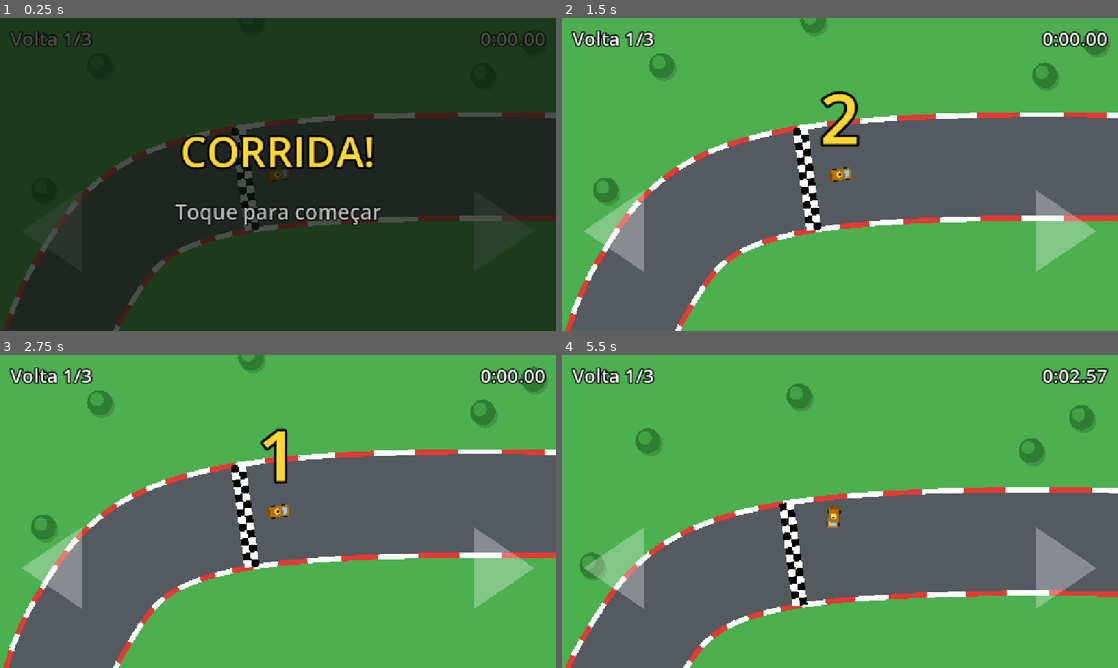
Above: before the commit, frames 1-4 (two rows, left to right).
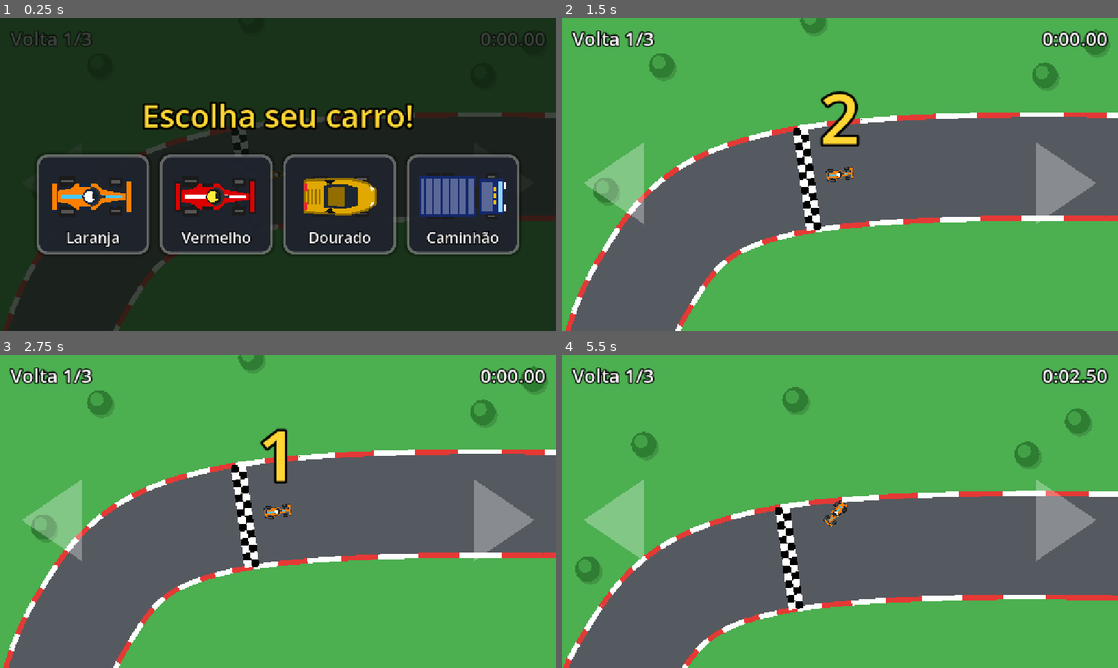
Above: after the commit, the same moments.

Repository: clobato7/jogo-corrida
Game: Godot game, scene res://scenes/main.tscn
Two runs of this game, one before a commit and one after it. Both use one fixed random seed, a clock stepped at 60 frames per second and the inputs below.
Inputs (mouse positions are in pixels of both pictures, inside the frame that each line leads up to):
- Up to frame 1 (0.25 s): no input
- Up to frame 2 (1.5 s): click (656, 205) at 0.52 s; tap Enter at 1.25 s; move the mouse to (962, 158) at 1.27 s; hold D (steer_right) from 1.28 s (still down); click (962, 158) at 1.42 s
- Up to frame 3 (2.75 s): release D (steer_right) at 2 s; tap Space at 2 s; drag from (166, 527) to (250, 574) at 2.02 s
- Up to frame 4 (5.5 s): tap Enter at 2.75 s; move the mouse to (895, 442) at 2.77 s; hold D (steer_right) 2.78-3.5 s; click (895, 442) at 2.92 s; drag from (812, 574) to (673, 464) at 3.52 s; move the mouse to (1006, 558) at 4.27 s; hold A (steer_left) 4.28-5 s; click (1006, 558) at 4.42 s; drag from (673, 464) to (773, 561) at 5.02 s

The runs differ from the first frame. In frame 1, 17% of the frame differs, in the area x 6-94%, y 26-77%; in frame 2, 4.7%; in frame 3, 4.7%; in frame 4, 10%.

Commit message:
Escolha entre 4 carros, botões mais claros, setas mais altas e confete na vitória
Co-Authored-By: Claude Opus 5.5 <noreply@anthropic.com>
Claude-Session: https://claude.ai/code/session_01SfKqRhB9szQNfyRjXvGQXN

Diff:
--- a/scenes/car.tscn
+++ b/scenes/car.tscn
@@ -9,7 +9,6 @@
 [node name="Car" type="CharacterBody2D" unique_id=1095717496]
 motion_mode = 1
 script = ExtResource("1_car")
-body_color = Color(0.72456634, 0.433958, 1.540184e-06, 1)
 
 [node name="CollisionShape2D" type="CollisionShape2D" parent="." unique_id=1726757468]
 shape = SubResource("RectangleShape2D_car")
--- a/scenes/hud.tscn
+++ b/scenes/hud.tscn
@@ -14,6 +14,57 @@
 content_margin_right = 48.0
 content_margin_bottom = 32.0
 
+[sub_resource type="StyleBoxFlat" id="StyleBoxFlat_green"]
+bg_color = Color(0.18, 0.65, 0.24, 1)
+border_width_bottom = 8
+border_color = Color(0.08, 0.38, 0.12, 1)
+corner_radius_top_left = 20
+corner_radius_top_right = 20
+corner_radius_bottom_right = 20
+corner_radius_bottom_left = 20
+shadow_color = Color(0, 0, 0, 0.35)
+shadow_size = 6
+
+[sub_resource type="StyleBoxFlat" id="StyleBoxFlat_green_hover"]
+bg_color = Color(0.25, 0.75, 0.3, 1)
+border_width_bottom = 8
+border_color = Color(0.08, 0.38, 0.12, 1)
+corner_radius_top_left = 20
+corner_radius_top_right = 20
+corner_radius_bottom_right = 20
+corner_radius_bottom_left = 20
+shadow_color = Color(0, 0, 0, 0.35)
+shadow_size = 6
+
+[sub_resource type="StyleBoxFlat" id="StyleBoxFlat_green_pressed"]
+bg_color = Color(0.14, 0.52, 0.19, 1)
+border_width_top = 6
+border_color = Color(0.08, 0.38, 0.12, 1)
+corner_radius_top_left = 20
+corner_radius_top_right = 20
+corner_radius_bottom_right = 20
+corner_radius_bottom_left = 20
+
+[sub_resource type="StyleBoxFlat" id="StyleBoxFlat_blue"]
+bg_color = Color(0.16, 0.4, 0.8, 1)
+border_width_bottom = 8
+border_color = Color(0.08, 0.22, 0.5, 1)
+corner_radius_top_left = 20
+corner_radius_top_right = 20
+corner_radius_bottom_right = 20
+corner_radius_bottom_left = 20
+shadow_color = Color(0, 0, 0, 0.35)
+shadow_size = 6
+
+[sub_resource type="StyleBoxFlat" id="StyleBoxFlat_blue_pressed"]
+bg_color = Color(0.12, 0.32, 0.66, 1)
+border_width_top = 6
+border_color = Color(0.08, 0.22, 0.5, 1)
+corner_radius_top_left = 20
+corner_radius_top_right = 20
+corner_radius_bottom_right = 20
+corner_radius_bottom_left = 20
+
 [node name="HUD" type="CanvasLayer"]
 script = ExtResource("1_hud")
 
@@ -77,9 +128,9 @@
 anchor_right = 0.5
 anchor_bottom = 0.5
 offset_left = -260.0
-offset_top = -160.0
+offset_top = -210.0
 offset_right = 260.0
-offset_bottom = 160.0
+offset_bottom = 210.0
 grow_horizontal = 2
 grow_vertical = 2
 theme_override_styles/panel = SubResource("StyleBoxFlat_panel")
@@ -103,22 +154,43 @@
 horizontal_alignment = 1
 
 [node name="RestartButton" type="Button" parent="VictoryPanel/Box"]
-custom_minimum_size = Vector2(0, 90)
-layout_mode = 2
-theme_override_font_sizes/font_size = 40
-text = "Correr de novo"
-
-[node name="StartScreen" type="ColorRect" parent="."]
+custom_minimum_size = Vector2(0, 100)
+layout_mode = 2
+focus_mode = 0
+theme_override_colors/font_color = Color(1, 1, 1, 1)
+theme_override_colors/font_hover_color = Color(1, 1, 1, 1)
+theme_override_colors/font_pressed_color = Color(1, 1, 1, 1)
+theme_override_colors/font_outline_color = Color(0, 0, 0, 0.6)
+theme_override_constants/outline_size = 6
+theme_override_font_sizes/font_size = 44
+theme_override_styles/normal = SubResource("StyleBoxFlat_green")
+theme_override_styles/hover = SubResource("StyleBoxFlat_green_hover")
+theme_override_styles/pressed = SubResource("StyleBoxFlat_green_pressed")
+text = "▶  CORRER DE NOVO"
+
+[node name="ChangeCarButton" type="Button" parent="VictoryPanel/Box"]
+custom_minimum_size = Vector2(0, 80)
+layout_mode = 2
+focus_mode = 0
+theme_override_colors/font_color = Color(1, 1, 1, 1)
+theme_override_colors/font_hover_color = Color(1, 1, 1, 1)
+theme_override_colors/font_pressed_color = Color(1, 1, 1, 1)
+theme_override_font_sizes/font_size = 34
+theme_override_styles/normal = SubResource("StyleBoxFlat_blue")
+theme_override_styles/hover = SubResource("StyleBoxFlat_blue")
+theme_override_styles/pressed = SubResource("StyleBoxFlat_blue_pressed")
+text = "Trocar de carro"
+
+[node name="CarSelect" type="ColorRect" parent="."]
+layout_mode = 3
 anchors_preset = 15
 anchor_right = 1.0
 anchor_bottom = 1.0
 grow_horizontal = 2
 grow_vertical = 2
-layout_mode = 3
-mouse_filter = 2
-color = Color(0.05, 0.08, 0.05, 0.75)
-
-[node name="Box" type="VBoxContainer" parent="StartScreen"]
+color = Color(0.05, 0.08, 0.05, 0.8)
+
+[node name="Box" type="VBoxContainer" parent="CarSelect"]
 layout_mode = 1
 anchors_preset = 15
 anchor_right = 1.0
@@ -129,19 +201,17 @@
 alignment = 1
 theme_override_constants/separation = 40
 
-[node name="TitleLabel" type="Label" parent="StartScreen/Box"]
+[node name="TitleLabel" type="Label" parent="CarSelect/Box"]
 layout_mode = 2
 theme_override_colors/font_color = Color(1, 0.84, 0.2, 1)
 theme_override_colors/font_outline_color = Color(0, 0, 0, 1)
 theme_override_constants/outline_size = 20
-theme_override_font_sizes/font_size = 96
-text = "CORRIDA!"
-horizontal_alignment = 1
-
-[node name="TapLabel" type="Label" parent="StartScreen/Box"]
-layout_mode = 2
-theme_override_colors/font_outline_color = Color(0, 0, 0, 1)
-theme_override_constants/outline_size = 12
-theme_override_font_sizes/font_size = 48
-text = "Toque para começar"
-horizontal_alignment = 1
+theme_override_font_sizes/font_size = 72
+text = "Escolha seu carro!"
+horizontal_alignment = 1
+
+[node name="Cards" type="HBoxContainer" parent="CarSelect/Box"]
+layout_mode = 2
+mouse_filter = 2
+alignment = 1
+theme_override_constants/separation = 24
--- a/scripts/car.gd
+++ b/scripts/car.gd
@@ -6,7 +6,7 @@
 @export var turn_speed := 3.0        ## quão rápido o carro vira (radianos por segundo)
 @export var grip := 4.0              ## aderência: quanto maior, menos o carro "escorrega"
 @export var wall_slowdown := 0.5     ## ao bater, a velocidade é multiplicada por isso
-@export var body_color := Color("b96f00")
+@export var model := "f1_laranja"   ## qual carro desenhar (veja CarArt.ORDER)
 @export var desktop_zoom := 0.85     ## zoom da câmera no PC (menor = mais afastado)
 @export var mobile_zoom := 1.25      ## zoom da câmera no celular (tela pequena, câmera mais perto)
 @export var engine_idle_pitch := 0.6 ## tom do motor parado
@@ -65,13 +65,14 @@
 	$EngineSound.volume_db = lerpf(-20.0, -10.0, t)
 
 
+## Troca o carro: muda o desenho e o tamanho da colisão.
+func set_model(new_model: String) -> void:
+	model = new_model
+	var shape := $CollisionShape2D.shape.duplicate() as RectangleShape2D
+	shape.size = CarArt.SIZES[model]
+	$CollisionShape2D.shape = shape
+	queue_redraw()
+
+
 func _draw() -> void:
-	# Desenho simples do carro (apontando para a direita, que é a "frente").
-	var wheel := Color("222222")
-	for p in [Vector2(-20, -18), Vector2(12, -18), Vector2(-20, 12), Vector2(12, 12)]:
-		draw_rect(Rect2(p, Vector2(12, 6)), wheel)
-	draw_rect(Rect2(-30, -14, 60, 28), body_color)
-	draw_rect(Rect2(14, -10, 10, 20), Color("90caf9"))   # para-brisa
-	draw_rect(Rect2(-30, -14, 8, 28), body_color.darkened(0.3))  # aerofólio
-	draw_circle(Vector2(-2, 0), 8.0, Color("ffd54f"))     # capacete do piloto
-	draw_circle(Vector2(1, 0), 3.0, Color("333333"))      # viseira
+	CarArt.draw(self, model)
--- /dev/null
+++ b/scripts/car_art.gd
@@ -0,0 +1,141 @@
+class_name CarArt
+## Desenho dos carros. Todos apontam para a direita (a frente) com o centro em (0, 0).
+## Usado pelo carro na pista e pelos cards da tela de escolha.
+
+const ORDER := ["f1_laranja", "f1_vermelho", "super_dourado", "caminhao_azul"]
+
+const NAMES := {
+	"f1_laranja": "Laranja",
+	"f1_vermelho": "Vermelho",
+	"super_dourado": "Dourado",
+	"caminhao_azul": "Caminhão",
+}
+
+## Tamanho da área de colisão de cada carro.
+const SIZES := {
+	"f1_laranja": Vector2(66, 30),
+	"f1_vermelho": Vector2(66, 30),
+	"super_dourado": Vector2(62, 32),
+	"caminhao_azul": Vector2(76, 36),
+}
+
+const TIRE := Color("1b1b1b")
+const TIRE_RIM := Color("555555")
+
+
+static func draw(ci: CanvasItem, model: String) -> void:
+	match model:
+		"f1_laranja":
+			_draw_f1(ci, Color("ff8000"), Color("12263f"), Color("47c7fc"), Color("ffffff"))
+		"f1_vermelho":
+			_draw_f1(ci, Color("dc0000"), Color("1a1a1a"), Color("ffffff"), Color("ffeb3b"))
+		"super_dourado":
+			_draw_supercar(ci, Color("e0a800"))
+		"caminhao_azul":
+			_draw_truck(ci, Color("14286b"))
+		_:
+			_draw_f1(ci, Color("ff8000"), Color("12263f"), Color("47c7fc"), Color("ffffff"))
+
+
+static func _tire(ci: CanvasItem, rect: Rect2) -> void:
+	ci.draw_rect(rect, TIRE)
+	ci.draw_rect(Rect2(rect.position + Vector2(2, rect.size.y * 0.35), Vector2(rect.size.x - 4, rect.size.y * 0.3)), TIRE_RIM)
+
+
+static func _poly(ci: CanvasItem, pts: Array, color: Color) -> void:
+	ci.draw_colored_polygon(PackedVector2Array(pts), color)
+
+
+## Monoposto de F1: rodas expostas, bico fino, asas na frente e atrás.
+static func _draw_f1(ci: CanvasItem, body: Color, accent: Color, stripe: Color, helmet: Color) -> void:
+	# Rodas (traseiras maiores)
+	_tire(ci, Rect2(-30, -18, 15, 9))
+	_tire(ci, Rect2(-30, 9, 15, 9))
+	_tire(ci, Rect2(14, -17, 12, 8))
+	_tire(ci, Rect2(14, 9, 12, 8))
+	# Braços da suspensão
+	ci.draw_line(Vector2(-22, -10), Vector2(-18, -5), accent, 2)
+	ci.draw_line(Vector2(-22, 10), Vector2(-18, 5), accent, 2)
+	ci.draw_line(Vector2(20, -10), Vector2(16, -3), accent, 2)
+	ci.draw_line(Vector2(20, 10), Vector2(16, 3), accent, 2)
+	# Asa traseira
+	ci.draw_rect(Rect2(-37, -14, 6, 28), accent)
+	ci.draw_rect(Rect2(-36, -12, 4, 24), body)
+	# Corpo: assoalho, sidepods e bico
+	_poly(ci, [Vector2(-31, -5), Vector2(-20, -7), Vector2(-14, -12), Vector2(2, -12), Vector2(8, -6),
+		Vector2(26, -3), Vector2(33, -2), Vector2(33, 2), Vector2(26, 3), Vector2(8, 6),
+		Vector2(2, 12), Vector2(-14, 12), Vector2(-20, 7), Vector2(-31, 5)], body)
+	# Faixa de decoração e entrada de ar
+	_poly(ci, [Vector2(-28, -2), Vector2(26, -1), Vector2(26, 1), Vector2(-28, 2)], stripe)
+	ci.draw_rect(Rect2(-12, -12, 10, 3), accent)
+	ci.draw_rect(Rect2(-12, 9, 10, 3), accent)
+	# Asa dianteira
+	ci.draw_rect(Rect2(29, -16, 6, 32), accent)
+	ci.draw_rect(Rect2(30, -14, 4, 28), body)
+	# Cockpit, piloto e halo
+	ci.draw_circle(Vector2(-2, 0), 7.0, accent)
+	ci.draw_circle(Vector2(-3, 0), 5.0, helmet)
+	ci.draw_rect(Rect2(-1, -2.5, 3, 5), Color("222222"))
+	ci.draw_arc(Vector2(-2, 0), 8.0, -PI / 2.0, PI / 2.0, 10, Color("333333"), 2.0)
+	ci.draw_line(Vector2(6, 0), Vector2(11, 0), Color("333333"), 2.0)
+
+
+## Superesportivo: carroceria em cunha, baixa e larga.
+static func _draw_supercar(ci: CanvasItem, body: Color) -> void:
+	var dark := body.darkened(0.35)
+	_tire(ci, Rect2(-24, -18, 14, 5))
+	_tire(ci, Rect2(-24, 13, 14, 5))
+	_tire(ci, Rect2(13, -18, 13, 5))
+	_tire(ci, Rect2(13, 13, 13, 5))
+	var shape := [Vector2(-31, -14), Vector2(8, -16), Vector2(24, -12), Vector2(32, -6),
+		Vector2(32, 6), Vector2(24, 12), Vector2(8, 16), Vector2(-31, 14)]
+	_poly(ci, shape, body)
+	var outline := PackedVector2Array(shape)
+	outline.append(shape[0])
+	ci.draw_polyline(outline, dark, 2.0)
+	# Entradas de ar laterais
+	_poly(ci, [Vector2(-14, -14), Vector2(-4, -15), Vector2(-8, -10)], Color("111111"))
+	_poly(ci, [Vector2(-14, 14), Vector2(-4, 15), Vector2(-8, 10)], Color("111111"))
+	# Teto e vidros
+	_poly(ci, [Vector2(-14, -10), Vector2(4, -11), Vector2(16, -8), Vector2(16, 8), Vector2(4, 11), Vector2(-14, 10)], Color("1c2733"))
+	_poly(ci, [Vector2(-10, -8), Vector2(4, -9), Vector2(4, 9), Vector2(-10, 8)], dark)
+	# Grade do motor
+	for i in 4:
+		var x := -28.0 + i * 3.5
+		ci.draw_line(Vector2(x, -7), Vector2(x, 7), dark, 1.5)
+	# Faróis e lanternas
+	_poly(ci, [Vector2(27, -10), Vector2(31, -6), Vector2(28, -5)], Color("fffde7"))
+	_poly(ci, [Vector2(27, 10), Vector2(31, 6), Vector2(28, 5)], Color("fffde7"))
+	ci.draw_rect(Rect2(-31, -12, 2, 7), Color("ff1744"))
+	ci.draw_rect(Rect2(-31, 5, 2, 7), Color("ff1744"))
+
+
+## Caminhão: cabine na frente e baú atrás.
+static func _draw_truck(ci: CanvasItem, body: Color) -> void:
+	var light := body.lightened(0.3)
+	# Rodas (duplas atrás)
+	for x in [-32.0, -19.0]:
+		_tire(ci, Rect2(x, -20, 11, 5))
+		_tire(ci, Rect2(x, 15, 11, 5))
+	_tire(ci, Rect2(20, -20, 11, 5))
+	_tire(ci, Rect2(20, 15, 11, 5))
+	# Baú com nervuras
+	ci.draw_rect(Rect2(-38, -17, 48, 34), light)
+	for i in 6:
+		var x := -34.0 + i * 7.5
+		ci.draw_line(Vector2(x, -16), Vector2(x, 16), body, 1.5)
+	ci.draw_rect(Rect2(-38, -17, 48, 34), body, false, 2.0)
+	# Engate entre baú e cabine
+	ci.draw_rect(Rect2(10, -10, 4, 20), Color("222222"))
+	# Cabine
+	ci.draw_rect(Rect2(14, -16, 22, 32), body)
+	ci.draw_rect(Rect2(16, -13, 10, 26), light)
+	ci.draw_rect(Rect2(31, -14, 4, 28), Color("8fd3ff"))   # para-brisa
+	# Retrovisores e luzes de teto
+	ci.draw_rect(Rect2(28, -19, 3, 3), Color("222222"))
+	ci.draw_rect(Rect2(28, 16, 3, 3), Color("222222"))
+	for y in [-9.0, -3.0, 3.0]:
+		ci.draw_rect(Rect2(27, y, 2, 4), Color("ffc107"))
+	# Faróis
+	ci.draw_rect(Rect2(36, -13, 2, 6), Color("fffde7"))
+	ci.draw_rect(Rect2(36, 7, 2, 6), Color("fffde7"))
--- /dev/null
+++ b/scripts/car_card.gd
@@ -0,0 +1,34 @@
+extends Button
+## Card da tela de escolha: um botão grande com o desenho do carro e o nome embaixo.
+
+var model := "f1_laranja"
+var art_scale := 2.6
+
+
+func _ready() -> void:
+	custom_minimum_size = Vector2(260, 230)
+	focus_mode = Control.FOCUS_NONE
+	add_theme_stylebox_override("normal", _style(Color(1, 1, 1, 0.35)))
+	add_theme_stylebox_override("hover", _style(Color(1, 0.84, 0.2, 1)))
+	add_theme_stylebox_override("pressed", _style(Color(1, 0.84, 0.2, 1), Color(0.25, 0.22, 0.1, 0.95)))
+	resized.connect(queue_redraw)
+
+
+func _style(border: Color, bg := Color(0.12, 0.14, 0.18, 0.95)) -> StyleBoxFlat:
+	var s := StyleBoxFlat.new()
+	s.bg_color = bg
+	s.border_color = border
+	s.set_border_width_all(6)
+	s.set_corner_radius_all(24)
+	s.shadow_color = Color(0, 0, 0, 0.4)
+	s.shadow_size = 8
+	return s
+
+
+func _draw() -> void:
+	draw_set_transform(Vector2(size.x / 2.0, size.y * 0.42), 0.0, Vector2(art_scale, art_scale))
+	CarArt.draw(self, model)
+	draw_set_transform(Vector2.ZERO)
+	var font := get_theme_default_font()
+	draw_string_outline(font, Vector2(0, size.y - 26), CarArt.NAMES[model], HORIZONTAL_ALIGNMENT_CENTER, size.x, 34, 8, Color.BLACK)
+	draw_string(font, Vector2(0, size.y - 26), CarArt.NAMES[model], HORIZONTAL_ALIGNMENT_CENTER, size.x, 34, Color.WHITE)
--- a/scripts/hud.gd
+++ b/scripts/hud.gd
@@ -1,9 +1,14 @@
 extends CanvasLayer
-## Interface: voltas, tempo, contagem regressiva, tela de vitória e controles de toque.
+## Interface: escolha de carro, voltas, tempo, contagem regressiva, vitória com confete
+## e controles de toque.
 ## Toque na metade esquerda da tela = virar à esquerda; metade direita = virar à direita.
 
 signal restart_requested
-signal start_pressed
+signal change_car_requested
+signal car_chosen(model: String)
+
+const CarCard := preload("res://scripts/car_card.gd")
+const CONFETTI_COLORS := [Color("ff5252"), Color("ffd740"), Color("69f0ae"), Color("40c4ff"), Color("e040fb"), Color("ffffff")]
 
 @onready var lap_label: Label = $LapLabel
 @onready var time_label: Label = $TimeLabel
@@ -11,21 +16,27 @@
 @onready var victory_panel: Control = $VictoryPanel
 @onready var result_label: Label = $VictoryPanel/Box/ResultLabel
 @onready var restart_button: Button = $VictoryPanel/Box/RestartButton
-@onready var start_screen: Control = $StartScreen
-@onready var tap_label: Label = $StartScreen/Box/TapLabel
+@onready var change_car_button: Button = $VictoryPanel/Box/ChangeCarButton
+@onready var car_select: Control = $CarSelect
+@onready var cards: HBoxContainer = $CarSelect/Box/Cards
 
 var _touches := {}   # índice do dedo -> -1 (esquerda) ou 1 (direita)
 var _left_on := false
 var _right_on := false
-var _blink_tween: Tween
-var _ignore_presses_until := 0  # evita que o toque de início também vire o carro
+var _ignore_presses_until := 0  # evita que o toque da escolha também vire o carro
 
 
 func _ready() -> void:
 	victory_panel.hide()
 	countdown_label.hide()
-	start_screen.hide()
+	car_select.hide()
 	restart_button.pressed.connect(func(): restart_requested.emit())
+	change_car_button.pressed.connect(func(): change_car_requested.emit())
+	for model in CarArt.ORDER:
+		var card := CarCard.new()
+		card.model = model
+		card.pressed.connect(func(): car_chosen.emit(model))
+		cards.add_child(card)
 
 
 func set_lap(current: int, total: int) -> void:
@@ -36,17 +47,14 @@
 	time_label.text = format_time(seconds)
 
 
-## Mostra a tela inicial e espera um toque (ou clique/tecla).
-## O navegador só libera o som depois de uma interação, por isso esse toque é obrigatório.
-func wait_for_start() -> void:
-	start_screen.show()
-	_blink_tween = create_tween().set_loops()
-	_blink_tween.tween_property(tap_label, "modulate:a", 0.3, 0.6)
-	_blink_tween.tween_property(tap_label, "modulate:a", 1.0, 0.6)
-	await start_pressed
-	_blink_tween.kill()
-	start_screen.hide()
+## Mostra a tela de escolha e espera o jogador tocar num carro.
+## Esse toque também libera o som no navegador.
+func choose_car() -> String:
+	car_select.show()
+	var model: String = await car_chosen
+	car_select.hide()
 	_ignore_presses_until = Time.get_ticks_msec() + 300
+	return model
 
 
 func play_countdown() -> void:
@@ -64,7 +72,92 @@
 	_touches.clear()
 	_apply_touches()
 	result_label.text = "Tempo: " + format_time(seconds)
+	celebrate()
+	# O painel aparece logo depois dos primeiros fogos.
+	await get_tree().create_timer(0.6).timeout
 	victory_panel.show()
+
+
+## Chuva de confete e alguns fogos estourando pela tela.
+func celebrate() -> void:
+	var view := get_viewport().get_visible_rect().size
+	add_child(_confetti_rain(view))
+	var spots := [Vector2(0.2, 0.3), Vector2(0.8, 0.25), Vector2(0.5, 0.18), Vector2(0.3, 0.6), Vector2(0.72, 0.55)]
+	for i in spots.size():
+		get_tree().create_timer(i * 0.35).timeout.connect(func():
+			add_child(_firework(view * spots[i], CONFETTI_COLORS[i % CONFETTI_COLORS.size()]))
+			Sfx.play("pop"))
+
+
+func _confetti_rain(view: Vector2) -> CPUParticles2D:
+	var p := CPUParticles2D.new()
+	p.position = Vector2(view.x / 2.0, -20)
+	p.emission_shape = CPUParticles2D.EMISSION_SHAPE_RECTANGLE
+	p.emission_rect_extents = Vector2(view.x / 2.0, 10)
+	p.amount = 160
+	p.lifetime = 4.0
+	p.one_shot = true
+	p.explosiveness = 0.3
+	p.direction = Vector2.DOWN
+	p.spread = 25.0
+	p.gravity = Vector2(0, 180)
+	p.initial_velocity_min = 80.0
+	p.initial_velocity_max = 220.0
+	p.angular_velocity_min = -360.0
+	p.angular_velocity_max = 360.0
+	p.scale_amount_min = 6.0
+	p.scale_amount_max = 12.0
+	p.color_initial_ramp = _rainbow()
+	p.texture = _confetti_texture()
+	p.finished.connect(p.queue_free)
+	p.emitting = true
+	return p
+
+
+func _firework(pos: Vector2, color: Color) -> CPUParticles2D:
+	var p := CPUParticles2D.new()
+	p.position = pos
+	p.amount = 70
+	p.lifetime = 1.4
+	p.one_shot = true
+	p.explosiveness = 1.0
+	p.spread = 180.0
+	p.gravity = Vector2(0, 120)
+	p.initial_velocity_min = 150.0
+	p.initial_velocity_max = 320.0
+	p.damping_min = 80.0
+	p.damping_max = 120.0
+	p.scale_amount_min = 5.0
+	p.scale_amount_max = 9.0
+	var fade := Gradient.new()
+	fade.set_color(0, color.lightened(0.4))
+	fade.set_color(1, Color(color, 0.0))
+	p.color_ramp = fade
+	p.texture = _confetti_texture()
+	p.finished.connect(p.queue_free)
+	p.emitting = true
+	return p
+
+
+func _rainbow() -> Gradient:
+	var g := Gradient.new()
+	g.interpolation_mode = Gradient.GRADIENT_INTERPOLATE_CONSTANT
+	var offsets := PackedFloat32Array()
+	for i in CONFETTI_COLORS.size():
+		offsets.append(float(i) / CONFETTI_COLORS.size())
+	g.offsets = offsets
+	g.colors = PackedColorArray(CONFETTI_COLORS)
+	return g
+
+
+static var _tex: ImageTexture
+static func _confetti_texture() -> ImageTexture:
+	# Um quadradinho branco de 1 px; a cor vem das partículas e o tamanho do scale.
+	if _tex == null:
+		var img := Image.create(1, 1, false, Image.FORMAT_RGBA8)
+		img.fill(Color.WHITE)
+		_tex = ImageTexture.create_from_image(img)
+	return _tex
 
 
 static func format_time(seconds: float) -> String:
@@ -72,13 +165,7 @@
 
 
 func _input(event: InputEvent) -> void:
-	if start_screen.visible:
-		var tapped: bool = (event is InputEventScreenTouch or event is InputEventMouseButton or event is InputEventKey) and event.pressed
-		if tapped:
-			get_viewport().set_input_as_handled()
-			start_pressed.emit()
-		return
-	if victory_panel.visible:
+	if car_select.visible or victory_panel.visible:
 		return
 	if event is InputEventScreenTouch:
 		if event.pressed and Time.get_ticks_msec() < _ignore_presses_until:
--- a/scripts/main.gd
+++ b/scripts/main.gd
@@ -12,13 +12,14 @@
 var race_time := 0.0
 var racing := false
 
-## Só mostra a tela inicial na primeira corrida. "static" mantém o valor ao recarregar a cena.
-static var _first_race := true
+## Carro escolhido. "static" mantém o valor quando a cena recarrega em "Correr de novo".
+static var selected_car := ""
 
 
 func _ready() -> void:
 	track.checkpoint_passed.connect(_on_checkpoint_passed)
 	hud.restart_requested.connect(func(): get_tree().reload_current_scene())
+	hud.change_car_requested.connect(_on_change_car)
 
 	var start: Transform2D = track.get_start_transform()
 	car.global_position = start.origin
@@ -27,12 +28,17 @@
 
 	hud.set_lap(1, total_laps)
 	hud.set_time(0.0)
-	if _first_race:
-		_first_race = false
-		await hud.wait_for_start()
+	if selected_car == "":
+		selected_car = await hud.choose_car()
+	car.set_model(selected_car)
 	await hud.play_countdown()
 	racing = true
 	car.can_drive = true
+
+
+func _on_change_car() -> void:
+	selected_car = ""
+	get_tree().reload_current_scene()
 
 
 func _process(delta: float) -> void:
--- a/scripts/sfx.gd
+++ b/scripts/sfx.gd
@@ -9,8 +9,9 @@
 	"go": preload("res://assets/sfx/go.wav"),
 	"lap": preload("res://assets/sfx/lap.wav"),
 	"win": preload("res://assets/sfx/win.wav"),
+	"pop": preload("res://assets/sfx/pop.wav"),
 }
-const VOLUMES := {"hit": -4.0, "beep": -6.0, "go": -4.0, "lap": -4.0, "win": -2.0}
+const VOLUMES := {"hit": -4.0, "beep": -6.0, "go": -4.0, "lap": -4.0, "win": -2.0, "pop": -8.0}
 
 @export var ambient_volume_db := -16.0
 
--- a/scripts/touch_hints.gd
+++ b/scripts/touch_hints.gd
@@ -4,7 +4,7 @@
 @export var arrow_width := 140.0     ## largura de cada seta
 @export var arrow_height := 190.0    ## altura de cada seta
 @export var side_margin := 50.0      ## distância da seta até a lateral da tela
-@export var bottom_offset := 230.0   ## distância do centro da seta até a parte de baixo da tela
+@export var bottom_offset := 340.0   ## distância do centro da seta até a parte de baixo da tela
 
 
 func _ready() -> void:
Not shown, added: assets/sfx/pop.wav.import
Not shown: 1 places in scenes/hud.tscn that only renumber resources
Not shown, added: scripts/car_art.gd.uid
Not shown, added: scripts/car_card.gd.uid
Not shown, changed: assets/sfx/ambient.wav
Not shown, added: assets/sfx/pop.wav
